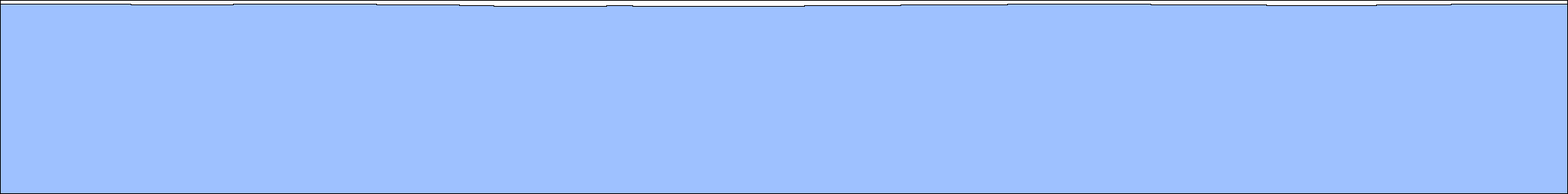
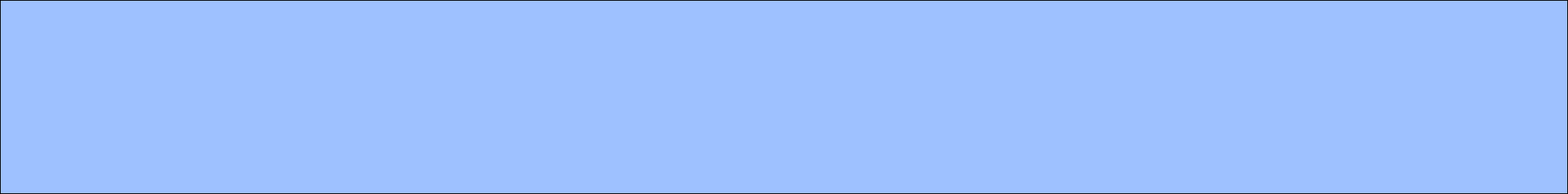
Layer changes from the first 1568 × 194 image to the second:
painted on "Layer 0" over [0,0,1568,7]
